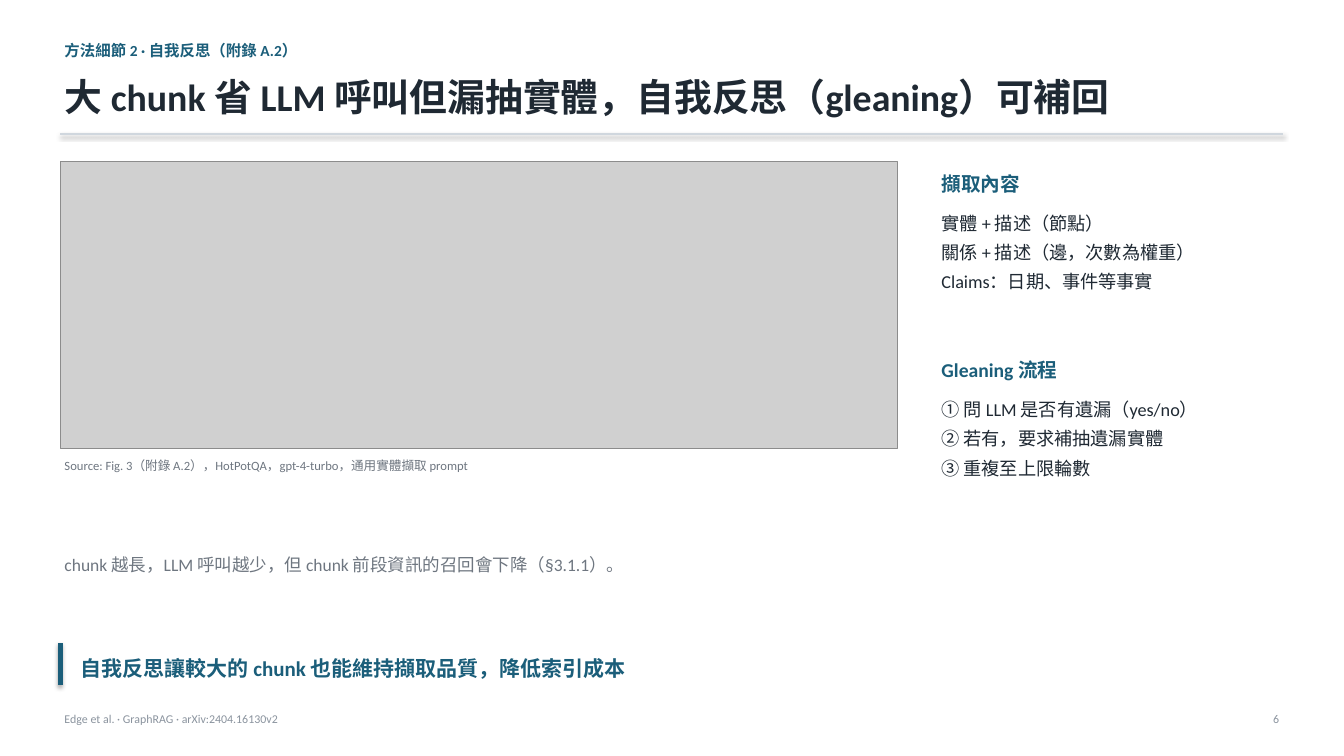
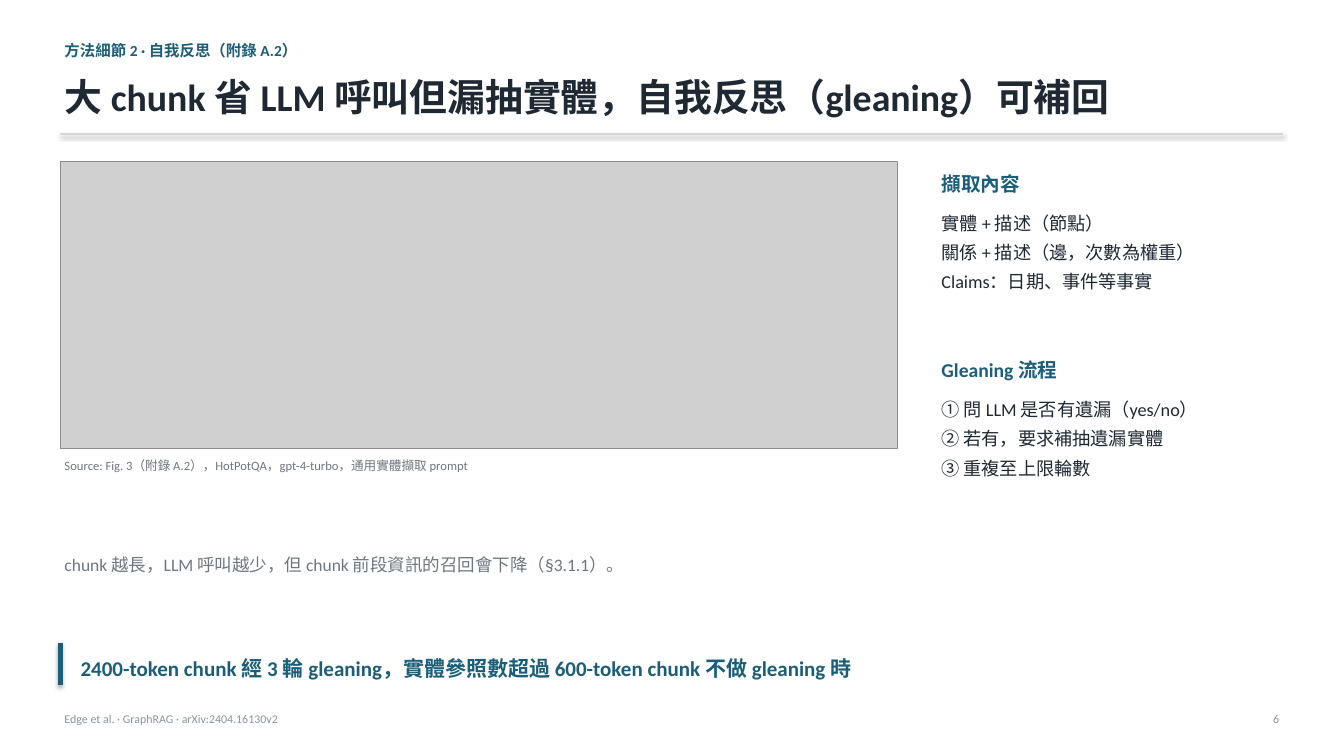
Before and after one commit to Moris-Zhan/CV-RAG-LLM-Papers, a slide deck: slide 6 of RAG/2024_GraphRAG/slides_zh-TW.pptx. Drawn at 1344x756 pixels with LibreOffice and Linux fonts; fonts in the diff are those of the drawing; grey boxes stand for pictures. Boxes give left, top, right and bottom in pixels: in the first picture for what was removed or moved away, otherwise in the second. Text is boxed around its words. In the diff, an @@ line names an element or a change of style, - is before the commit and + after.

```diff
--- a/RAG/2024_GraphRAG/slides_zh-TW.pptx
+++ b/RAG/2024_GraphRAG/slides_zh-TW.pptx
@@ text at [81,655,851,681]: text changed @@
-自我反思讓較大的 chunk 也能維持擷取品質，降低索引成本
+2400-token chunk 經 3 輪 gleaning，實體參照數超過 600-token chunk 不做 gleaning 時
```
Also in this commit, not shown: 14 other slides changed, 2 slides added, 14 other files.
